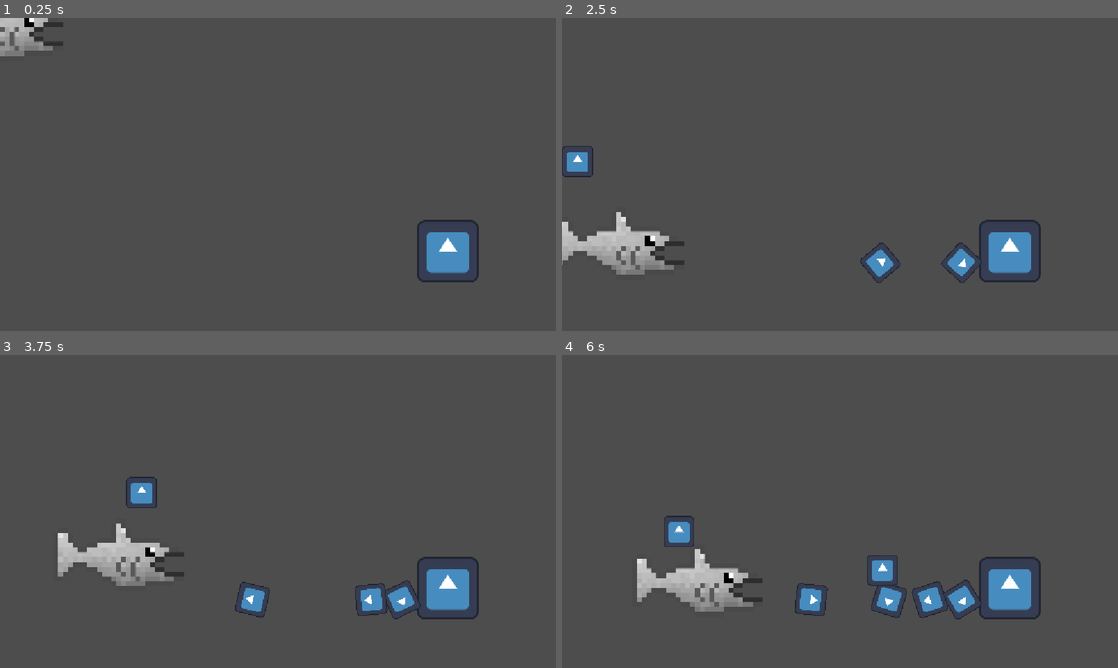
Above: before the commit, frames 1-4 (two rows, left to right).
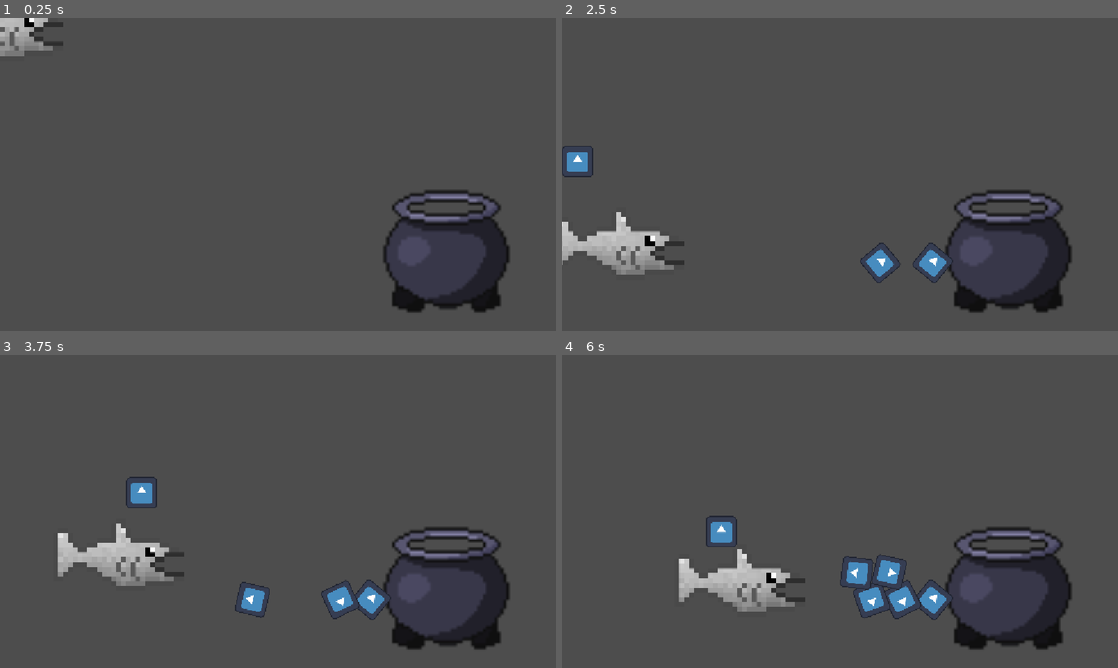
Above: after the commit, the same moments.

Repository: AntAntL/Jame-Gam-Oct2026_RAH
Game: Godot game, scene res://world.tscn
Same seed, same stepped clock (60 frames per second), same inputs: the game is played once before the commit and once after it. The engine's default icon, where the game draws it, is replaced by a stand-in: a white triangle on a blue panel in a dark square.
Inputs:
- Up to frame 1 (0.25 s): no input
- Up to frame 2 (2.5 s): tap Enter (ui_accept) at 0.5, 0.77, 1.52 s; hold Right (ui_right) 0.53-2.03 s; tap F (throw) at 0.6, 1.35, 2.1 s; hold Left (ui_left) from 2.03 s (still down)
- Up to frame 3 (3.75 s): release Left (ui_left) at 2.78 s; hold Right (ui_right) from 2.78 s (still down); tap F (throw) at 2.85, 3.6 s; tap Enter (ui_accept) at 3.02 s
- Up to frame 4 (6 s): tap Enter (ui_accept) at 3.77, 4.52 s; release Right (ui_right) at 4.28 s; hold Left (ui_left) 4.28-5.03 s; tap F (throw) at 4.35, 5.1, 5.85 s; hold Right (ui_right) 5.03-5.78 s; hold Left (ui_left) from 5.78 s (still down)

The runs differ from the first frame. In frame 1, 4.8% of the frame differs, in the area x 68-92%, y 54-94%; in frame 2, 5.3%; in frame 3, 5.5%; in frame 4, 9.9%, in the area x 13-92%, y 51-94%.

Commit message:
throwing items in cauldron detected

Diff:
--- a/cauldron.tscn
+++ b/cauldron.tscn
@@ -1,14 +1,25 @@
 [gd_scene format=3 uid="uid://rndk1r11mn5h"]
 
-[ext_resource type="Texture2D" uid="uid://cw6hbuea137ux" path="res://icon.svg" id="1_5qdwy"]
+[ext_resource type="Texture2D" uid="uid://ddriveqpufurn" path="res://Objects/Sprites/World/Unorganized/Cauldron.png" id="1_5qdwy"]
+[ext_resource type="Script" uid="uid://du0pk08sa2f7j" path="res://item_area.gd" id="2_0t22i"]
 
-[sub_resource type="RectangleShape2D" id="RectangleShape2D_r300x"]
-size = Vector2(130, 128)
+[sub_resource type="CircleShape2D" id="CircleShape2D_r300x"]
+radius = 48.04165
 
 [node name="Cauldron" type="StaticBody2D" unique_id=922759971]
 
 [node name="Sprite2D" type="Sprite2D" parent="." unique_id=1964690642]
+scale = Vector2(3.033, 3)
 texture = ExtResource("1_5qdwy")
 
-[node name="CollisionShape2D" type="CollisionShape2D" parent="." unique_id=907700096]
-shape = SubResource("RectangleShape2D_r300x")
+[node name="CollisionPolygon2D" type="CollisionPolygon2D" parent="." unique_id=490969277]
+polygon = PackedVector2Array(-52, -55, -55, -43, -46, -34, -66, -8, -64, 15, -58, 25, -54, 38, -58, 50, -54, 59, -37, 64, -27, 64, -23, 53, -14, 57, -5, 61, 8, 60, 19, 54, 25, 57, 31, 64, 48, 59, 56, 56, 55, 45, 53, 39, 53, 32, 59, 23, 63, 11, 64, -4, 61, -14, 55, -25, 49, -34, 48, -41, 54, -46, 52, -52, 46, -56, 41, -59, 34, -59, 34, -51, 38, -49, 40, -45, 37, -39, 44, -24, 48, 4, 39, 35, 36, 38, 1, 41, -35, 38, -45, 17, -50, -5, -38, -21, -33, -31, -38, -43, -46, -53)
+
+[node name="ItemArea" type="Area2D" parent="." unique_id=401426888]
+script = ExtResource("2_0t22i")
+
+[node name="CollisionShape2D" type="CollisionShape2D" parent="ItemArea" unique_id=172171088]
+scale = Vector2(1, 1.0344832)
+shape = SubResource("CircleShape2D_r300x")
+
+[connection signal="body_entered" from="ItemArea" to="ItemArea" method="_on_body_entered"]
--- /dev/null
+++ b/item.gd
@@ -0,0 +1,11 @@
+extends RigidBody2D
+
+
+# Called when the node enters the scene tree for the first time.
+func _ready() -> void:
+	pass # Replace with function body.
+
+
+# Called every frame. 'delta' is the elapsed time since the previous frame.
+func _process(delta: float) -> void:
+	pass
--- a/item.tscn
+++ b/item.tscn
@@ -1,11 +1,13 @@
 [gd_scene format=3 uid="uid://1eejsmv3e2r5"]
 
 [ext_resource type="Texture2D" uid="uid://cw6hbuea137ux" path="res://icon.svg" id="1_tnite"]
+[ext_resource type="Script" uid="uid://b1o3tot7bde2l" path="res://item.gd" id="1_ttk8k"]
 
 [sub_resource type="CircleShape2D" id="CircleShape2D_r300x"]
 radius = 63.126858
 
-[node name="RigidBody2D" type="RigidBody2D" unique_id=926881695]
+[node name="RigidBody2D" type="RigidBody2D" unique_id=926881695 groups=["item"]]
+script = ExtResource("1_ttk8k")
 
 [node name="Sprite2D" type="Sprite2D" parent="." unique_id=1416847441]
 scale = Vector2(0.5, 0.5)
--- /dev/null
+++ b/item_area.gd
@@ -0,0 +1,19 @@
+extends Area2D
+
+
+# Called when the node enters the scene tree for the first time.
+func _ready() -> void:
+	pass # Replace with function body.
+
+
+# Called every frame. 'delta' is the elapsed time since the previous frame.
+func _process(delta: float) -> void:
+	pass
+
+
+
+func _on_body_entered(body: Node2D) -> void:
+	if (!body.is_in_group("item")):
+		return
+
+	print("OUUUU SHII")
--- a/world.tscn
+++ b/world.tscn
@@ -17,3 +17,4 @@
 
 [node name="Cauldron" parent="." unique_id=922759971 instance=ExtResource("2_fj7yv")]
 position = Vector2(928, 483)
+scale = Vector2(2, 2)
Not shown, added: item.gd.uid
Not shown, added: item_area.gd.uid
